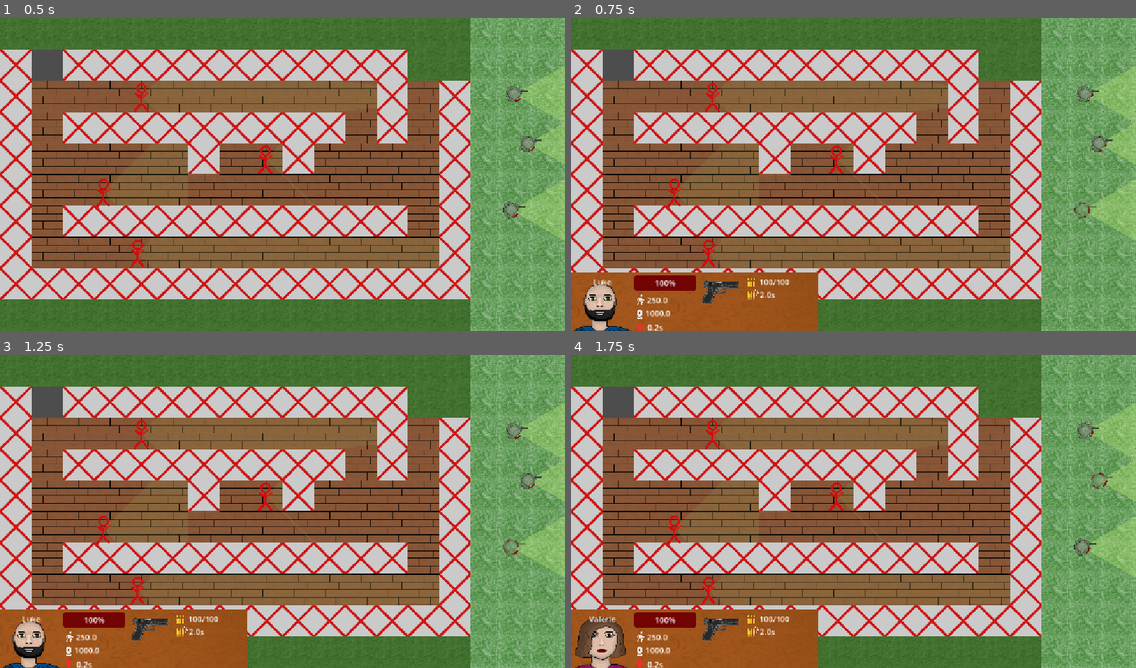
Above: before the commit, frames 1-4 (two rows, left to right).
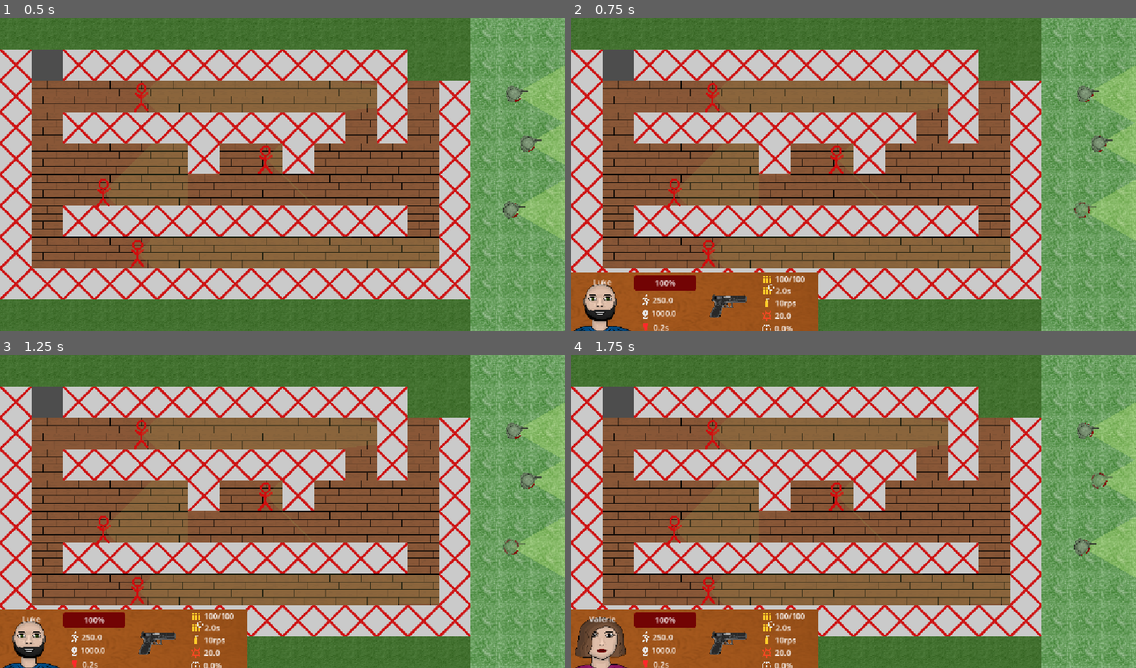
Above: after the commit, the same moments.

Repository: NevenIlincic/Tactical_Move
Game: Godot game, scene res://Scenes/Test_Scene.tscn
Two runs of this game, one before a commit and one after it. Both use one fixed random seed, a clock stepped at 60 frames per second and the inputs below. The engine's default icon, where the game draws it, is replaced by a stand-in: a white triangle on a blue panel in a dark square.
Inputs (mouse positions are in pixels of both pictures, inside the frame that each line leads up to):
- Up to frame 1 (0.5 s): no input
- Up to frame 2 (0.75 s): tap Enter at 0.5 s; drag from (1085, 208) to (672, 193) at 0.52 s
- Up to frame 3 (1.25 s): no input
- Up to frame 4 (1.75 s): tap W (reset_look_at_path) at 1.25 s; drag from (1096, 480) to (672, 530) at 1.27 s

Frame 1 is identical in both runs. In frame 2, 1.2% of the frame differs, in the area x 11-42%, y 82-100%; in frame 3, 1.2%; in frame 4, 1.2%.

Commit message:
[ADD] Fire-rate and hit chance display

Diff:
--- a/Scenes/Soldier/Player/Player_Stats.tscn
+++ b/Scenes/Soldier/Player/Player_Stats.tscn
@@ -10,6 +10,9 @@
 [ext_resource type="Texture2D" uid="uid://baqs766k8tj40" path="res://Sprites/HUD/HP_bar.png" id="9_3m3yq"]
 [ext_resource type="Texture2D" uid="uid://c4enkpr2e4535" path="res://Sprites/HUD/reaction_time_icon.png" id="9_luigt"]
 [ext_resource type="Texture2D" uid="uid://d1hablc0nksx6" path="res://Sprites/HUD/max_distance_icon.png" id="10_luigt"]
+[ext_resource type="Texture2D" uid="uid://dau8h2jtb2w5a" path="res://Sprites/HUD/fire-rate_icon.png" id="11_fhtql"]
+[ext_resource type="Texture2D" uid="uid://bl8n0a5b8nowm" path="res://Sprites/HUD/damage_icon.png" id="12_w7q5a"]
+[ext_resource type="Texture2D" uid="uid://baqatp3dbiqcp" path="res://Sprites/HUD/hit_chance_icon.png" id="13_t3mcf"]
 
 [node name="PlayerStats" type="Node2D" unique_id=882045817]
 script = ExtResource("1_1t72u")
@@ -24,7 +27,7 @@
 texture = ExtResource("2_1t72u")
 
 [node name="Download2_png(2)" type="Sprite2D" parent="." unique_id=2085132682]
-position = Vector2(176.00002, -22)
+position = Vector2(192, 6.9999995)
 scale = Vector2(0.4375, 0.4375)
 texture = ExtResource("5_ss5un")
 
@@ -35,20 +38,8 @@
 text = "Nate"
 horizontal_alignment = 1
 
-[node name="Ammo" type="Sprite2D" parent="." unique_id=1881746605]
-position = Vector2(240, -43)
-scale = Vector2(0.071428575, 0.071428575)
-texture = ExtResource("6_a13ou")
-
-[node name="Ammo_Label" type="Label" parent="." unique_id=327861521]
-offset_left = 256.0
-offset_top = -56.0
-offset_right = 299.0
-offset_bottom = -33.0
-text = "10/30"
-
 [node name="Move_Speed_Icon" type="Sprite2D" parent="." unique_id=191204091]
-position = Vector2(14, -7)
+position = Vector2(25, -7)
 scale = Vector2(0.10714286, 0.10714286)
 texture = ExtResource("7_vcxfj")
 
@@ -68,17 +59,18 @@
 vertical_alignment = 1
 
 [node name="Move_Speed_Label" type="Label" parent="." unique_id=1308399395]
-offset_left = 24.0
+offset_left = 35.0
 offset_top = -19.0
-offset_right = 72.0
+offset_right = 83.0
 offset_bottom = 4.0
 text = "250.0"
 horizontal_alignment = 1
 
 [node name="Reload_Icon" type="Node2D" parent="." unique_id=405323814]
-position = Vector2(240, -17)
+position = Vector2(272, -28)
 
 [node name="ammo_icon" type="Sprite2D" parent="Reload_Icon" unique_id=423793052]
+position = Vector2(0, 2)
 scale = Vector2(0.071, 0.071)
 texture = ExtResource("6_a13ou")
 
@@ -89,13 +81,13 @@
 
 [node name="Reload_Time_Label" type="Label" parent="Reload_Icon" unique_id=398094810]
 offset_left = 17.0
-offset_top = -13.0
+offset_top = -10.0
 offset_right = 57.0
-offset_bottom = 10.0
+offset_bottom = 13.0
 text = "3s"
 
 [node name="Reaction_Time_Node" type="Node2D" parent="." unique_id=632908039]
-position = Vector2(-4, 21)
+position = Vector2(8, 21)
 
 [node name="Reaction_Time_Icon" type="Sprite2D" parent="Reaction_Time_Node" unique_id=649515456]
 position = Vector2(12.5, 29)
@@ -109,11 +101,12 @@
 offset_bottom = 39.0
 text = "0.5s"
 horizontal_alignment = 1
+metadata/_edit_use_anchors_ = true
 
 [node name="Max_Distance_Node" type="Node2D" parent="." unique_id=1106639208]
-position = Vector2(10, 20)
+position = Vector2(22, 20)
 
-[node name="MaxDistanceIcon" type="Sprite2D" parent="Max_Distance_Node" unique_id=1166080212]
+[node name="Max_Distance_Icon" type="Sprite2D" parent="Max_Distance_Node" unique_id=1166080212]
 position = Vector2(2.000001, 2.000001)
 scale = Vector2(0.107142866, 0.107142866)
 texture = ExtResource("10_luigt")
@@ -125,3 +118,64 @@
 offset_bottom = 11.0
 text = "1000.0"
 horizontal_alignment = 1
+metadata/_edit_use_anchors_ = true
+
+[node name="Fire_Rate_Node" type="Node2D" parent="." unique_id=2121599020]
+position = Vector2(270, -1)
+
+[node name="Fire_Rate_Icon" type="Sprite2D" parent="Fire_Rate_Node" unique_id=1056022214]
+position = Vector2(4, -3.000002)
+scale = Vector2(0.080356985, 0.069705024)
+texture = ExtResource("11_fhtql")
+
+[node name="Fire_Rate_Label" type="Label" parent="Fire_Rate_Node" unique_id=2003114895]
+offset_left = 18.0
+offset_top = -12.0
+offset_right = 58.0
+offset_bottom = 11.0
+text = "3 rps"
+metadata/_edit_use_anchors_ = true
+
+[node name="Damage_Node" type="Node2D" parent="." unique_id=438799726]
+position = Vector2(272, 25)
+
+[node name="Damage_Icon" type="Sprite2D" parent="Damage_Node" unique_id=1271097270]
+scale = Vector2(0.102678545, 0.102678545)
+texture = ExtResource("12_w7q5a")
+
+[node name="Damage_Label" type="Label" parent="Damage_Node" unique_id=148570676]
+offset_left = 16.0
+offset_top = -12.0
+offset_right = 56.0
+offset_bottom = 11.0
+text = "20"
+metadata/_edit_use_anchors_ = true
+
+[node name="Hit_Chance_Node" type="Node2D" parent="." unique_id=1114669804]
+position = Vector2(271, 55)
+
+[node name="Hit_Chance_Icon" type="Sprite2D" parent="Hit_Chance_Node" unique_id=920799777]
+position = Vector2(0, -3)
+scale = Vector2(0.089285634, 0.089285634)
+texture = ExtResource("13_t3mcf")
+
+[node name="Hit_Chance_Label" type="Label" parent="Hit_Chance_Node" unique_id=585657666]
+offset_left = 16.0
+offset_top = -16.0
+offset_right = 56.0
+offset_bottom = 7.0
+text = "80%"
+
+[node name="Ammo_Node" type="Node2D" parent="." unique_id=412936948]
+position = Vector2(272, -49)
+
+[node name="Ammo" type="Sprite2D" parent="Ammo_Node" unique_id=1881746605]
+scale = Vector2(0.071428575, 0.071428575)
+texture = ExtResource("6_a13ou")
+
+[node name="Ammo_Label" type="Label" parent="Ammo_Node" unique_id=327861521]
+offset_left = 16.0
+offset_top = -13.0
+offset_right = 59.0
+offset_bottom = 10.0
+text = "10/30"
--- a/Scenes/Soldier/Player/player_stats.gd
+++ b/Scenes/Soldier/Player/player_stats.gd
@@ -3,7 +3,7 @@
 @onready var player_avatar: Sprite2D = $Player_Avatar
 @onready var player_name_label: Label = $Player_Name_Label
 #AMMO
-@onready var ammo_label: Label = $Ammo_Label
+@onready var ammo_label: Label = $Ammo_Node/Ammo_Label
 #HP
 @onready var hp_bar: TextureProgressBar = $HP_Bar
 @onready var hp_percentage_label: Label = $HP_Bar/HP_Percentage_Label
@@ -15,6 +15,12 @@
 @onready var reaction_time_label: Label = $Reaction_Time_Node/Reaction_Time_Label
 #MAX TRAVEL DISTANCE
 @onready var max_distance_label: Label = $Max_Distance_Node/Max_Distance_Label
+#WEAPON FIRE RATE
+@onready var fire_rate_label: Label = $Fire_Rate_Node/Fire_Rate_Label
+#WEAPON DAMAGE
+@onready var damage_label: Label = $Damage_Node/Damage_Label
+#WEAPON HIT CHANCE
+@onready var hit_chance_label: Label = $Hit_Chance_Node/Hit_Chance_Label
 
 func _ready() -> void:
 	Signals.set_selected_player.connect(_on_selected_player)
@@ -33,6 +39,9 @@
 	reload_time_label.text = str(player.current_weapon.weapon_stats.reload_time.get_value(), "s")
 	reaction_time_label.text = str(player.soldier_stats.reaction_time.get_value(), "s")
 	max_distance_label.text = str(player.soldier_stats.max_travel_distance.get_value())
+	fire_rate_label.text = str(int(player.current_weapon.weapon_stats.fire_rate.get_value()), "rps")
+	damage_label.text = str(player.current_weapon.weapon_stats.damage.get_value())
+	hit_chance_label.text = str(player.current_weapon.weapon_stats.hit_chance.get_value(), "%")
 	show_stats()
 
 func _on_deselect_player():
Binary file added: Sprites/HUD/damage_icon.png
Not shown, added: Sprites/HUD/damage_icon.png.import
Binary file added: Sprites/HUD/fire-rate_icon.png
Not shown, added: Sprites/HUD/fire-rate_icon.png.import
Binary file added: Sprites/HUD/hit_chance_icon.png
Not shown, added: Sprites/HUD/hit_chance_icon.png.import
